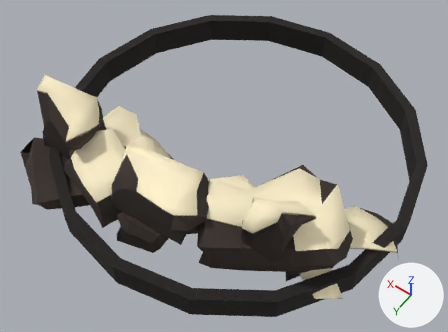
The glTF model ProjectPenguin/Models/Mountains.gltf: old version first, new version second.
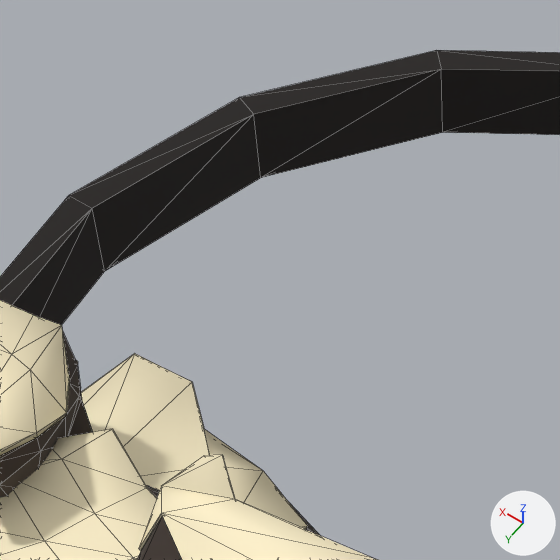
Old and new are each drawn whole from a 50 mm lens placed at (-48.1, 79.3, 103.0), pointed at (-2.4, 15.3, 2.4) and again close up on the part from 18% to 55% of the width and 0% to 51% of the height. Every picture has the same lights, and +X, +Y and +Z are marked at lower right. The close-ups show mesh edges as thin lines. Vertices at the same position are counted once.

Script lines for the objects in view, before the commit:
```python
me_cube_118 = bpy.data.meshes.new('Cube.118')
me_cube_118.from_pydata(...)  # 871 vertices, 1588 faces; spans x -41.1..39.7, y -32.7..46.4, z -2.7..19.9
me_cube_118.materials.append(mat_sg_material)  # picture img_globe_texture
ob_cube_023 = bpy.data.objects.new('Cube.023', me_cube_118)
ob_cube_023.location = (0.0, 0.0, 0.0)
```
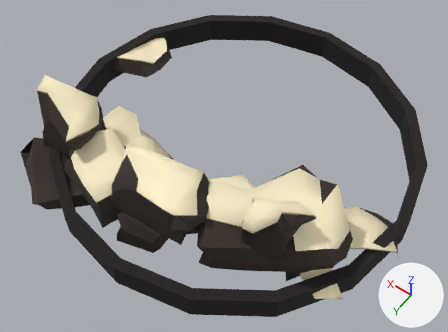
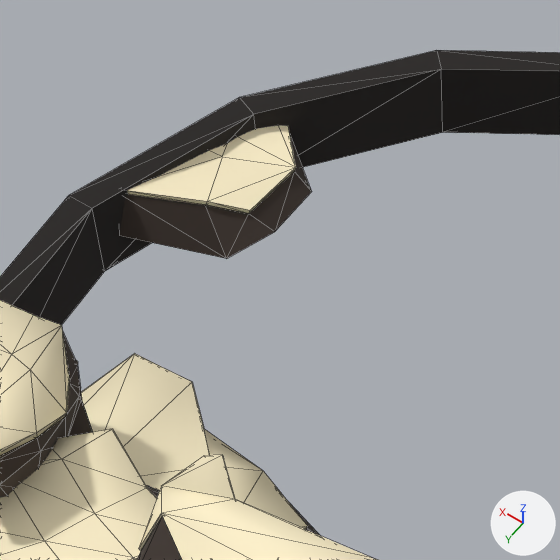
The change, as JSON lines over the scene's bpy script:
```json
{"block": "me_cube_118", "where": "# used by ob_cube_023; location = (0.0, 0.0, 0.0)"}
{"op": "remove", "block": "me_cube_118", "code": "me_cube_118.from_pydata(...)  # 871 vertices, 1588 faces; spans x -41.1..39.7, y -32.7..46.4, z -2.7..19.9"}
{"op": "add", "block": "me_cube_118", "code": "me_cube_118.from_pydata(...)  # 898 vertices, 1618 faces; spans x -41.1..39.7, y -32.7..46.4, z -2.7..19.9"}
{"block": "me_cube_118", "change": "me_cube_118 part 1: a new loose piece of 27 vertices spanning x 28.3..37.6, y -10.5..5.2, z -0.4..3.2, in mat_sg_material (picture img_globe_texture)"}
```

Pixel boxes [x1, y1, x2, y2] of what changed, in the close-ups (560 x 560 px):
```json
{"part": 1, "of": "me_cube_118", "change": "added", "after": [119, 125, 312, 259]}
```
